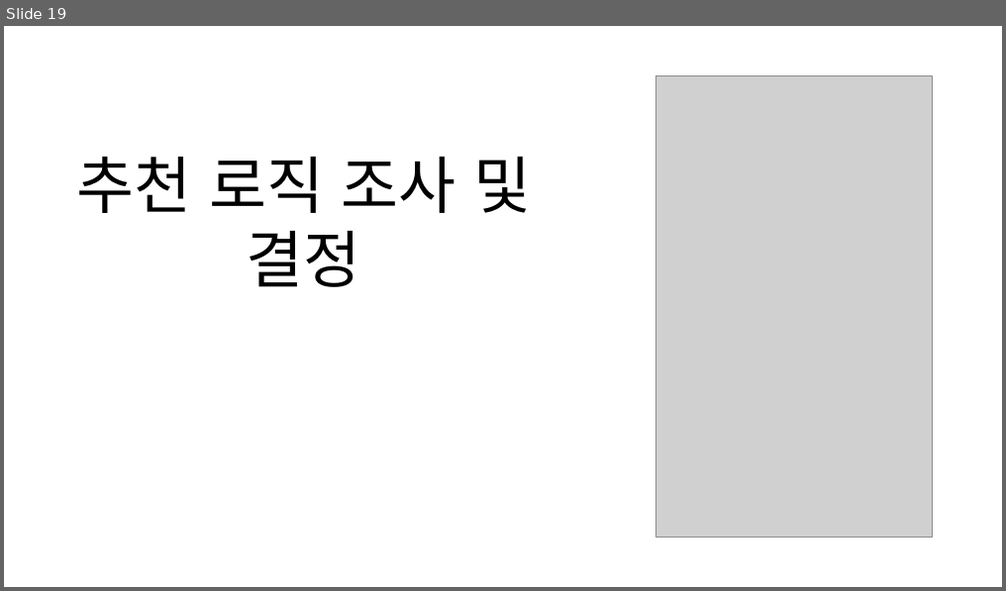
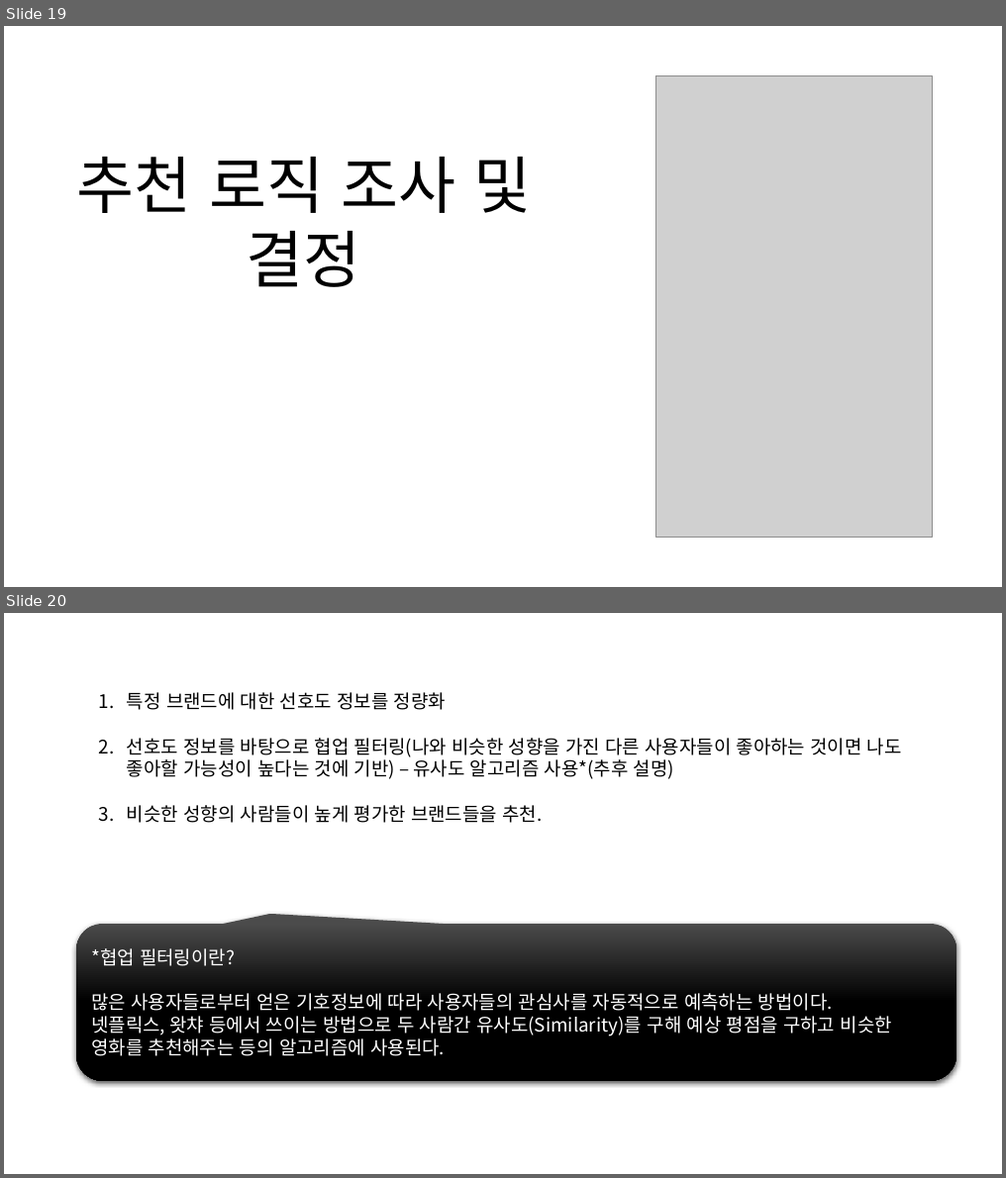
Before and after one commit to majung2/pumasi, a slide deck: 5조_SAD1.0.pptx. Shown one above the other, each under a label of ours: slide 19 before the commit, slides 19 and 20 after it. The pictures are 1006x591 and 1006x1178 pixels, drawn with LibreOffice and Linux fonts; fonts in the diff are those of the drawing; grey boxes stand for pictures. Boxes give left, top, right and bottom in pixels: in the first picture for what was removed or moved away, otherwise in the second. Text is boxed around its words. In the diff, an @@ line names an element or a change of style, - is before the commit and + after.

```diff
--- a/5조_SAD1.0.pptx
+++ b/5조_SAD1.0.pptx
@@ slide 20 added at [4, 613, 1002, 1174], background #FFFFFF @@
@@ text added at [127, 692, 902, 823], 18 pt, text #000000 @@
+1. 특정 브랜드에 대한 선호도 정보를 정량화
+2. 선호도 정보를 바탕으로 협업 필터링(나와 비슷한 성향을 가진 다른 사용자들이 좋아하는 것이면 나도 좋아할 가능성이 높다는 것에 기반) – 유사도 알고리즘 사용*(추후 설명)
+3. 비슷한 성향의 사람들이 높게 평가한 브랜드들을 추천.
@@ rounded speech box added at [76, 924, 957, 1081], fill gradient #4B4B4B to #000000, 18 pt, text #FFFFFF @@
+*협업 필터링이란?
+많은 사용자들로부터 얻은 기호정보에 따라 사용자들의 관심사를 자동적으로 예측하는 방법이다.
+넷플릭스, 왓챠 등에서 쓰이는 방법으로 두 사람간 유사도(Similarity)를 구해 예상 평점을 구하고 비슷한 영화를 추천해주는 등의 알고리즘에 사용된다.
```
Also in this commit, not shown: 10 slides changed, 4 other slides added, 3 slides removed.
